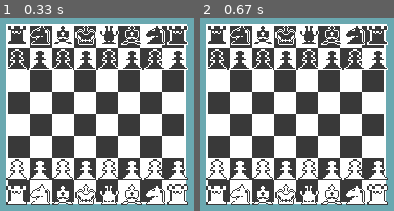
Above: before the commit, frames 1-2 (left to right).
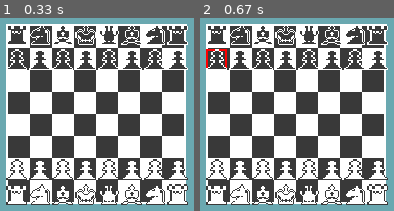
Above: after the commit, the same moments.

Repository: solisedwin/PygameChess
Game: pygame game, started from start_game.py
Same seed, same stepped clock (60 frames per second), same inputs: the game is played once before the commit and once after it.
Inputs (mouse positions are in pixels of both pictures, inside the frame that each line leads up to):
- Up to frame 1 (0.33 s): no input
- Up to frame 2 (0.67 s): press the mouse at (368, 79) at 0.37 s; move the mouse to (289, 64) at 0.47 s; release the mouse at (211, 48) at 0.6 s

Frame 1 is identical in both runs. In frame 2, 0.3% of the frame differs, in the area x 3-14%, y 16-26%.

Commit message:
Fixed lagging refresh moving piece bug. Just by readding background chess board image only when we do move a piece.

Diff:
--- a/start_game.py
+++ b/start_game.py
@@ -15,7 +15,7 @@
 		pygame.init()
 
 
-	def handle_events(self, sprites, screen, game_play):
+	def handle_events(self, sprites, screen, game_play, chess_board_image):
 
 		for event in pygame.event.get():
 			if event.type == pygame.QUIT:
@@ -40,9 +40,12 @@
 
 							screen.fill( (106, 168, 176))
 
+							screen.blit(chess_board_image , (90,150) )
+
 							new_empty_space = game_play.move_piece(chess_piece_sprite)
 
 							#new_empty_space.draw_green_border(screen)
+
 							screen.blit(new_empty_space.image ,  new_empty_space.rect )
 
 						else:
@@ -73,12 +76,12 @@
 
 
 		chess_board_image = chess_settings.get_main_board_image()
+		screen.blit(chess_board_image , (90,150) )
 
 		while True:
 
-			screen.blit(chess_board_image , (90,150) )
 			clock.tick(30)
-			self.handle_events(game_play_obj.chess_sprites, screen, game_play_obj)
+			self.handle_events(game_play_obj.chess_sprites, screen, game_play_obj , chess_board_image)
 
 			# *after* drawing everything
 			game_play_obj.chess_sprites.draw(screen)
